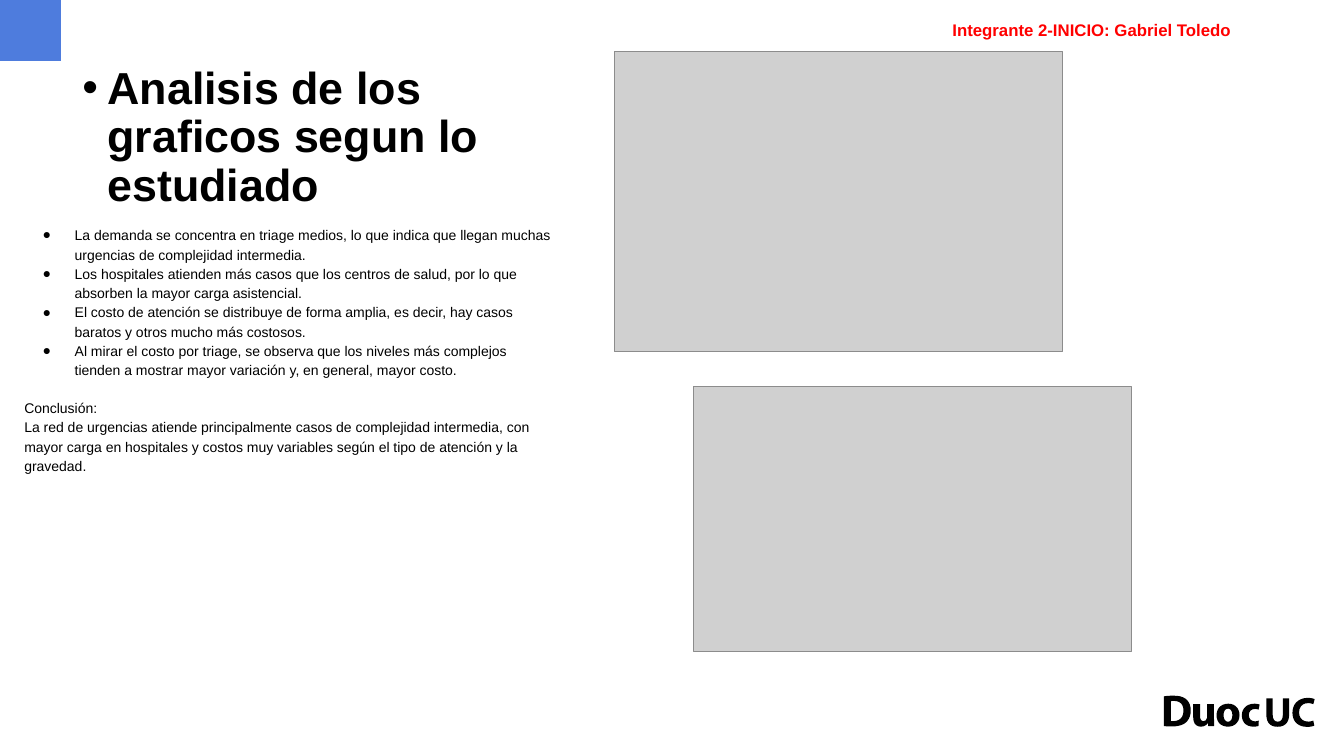
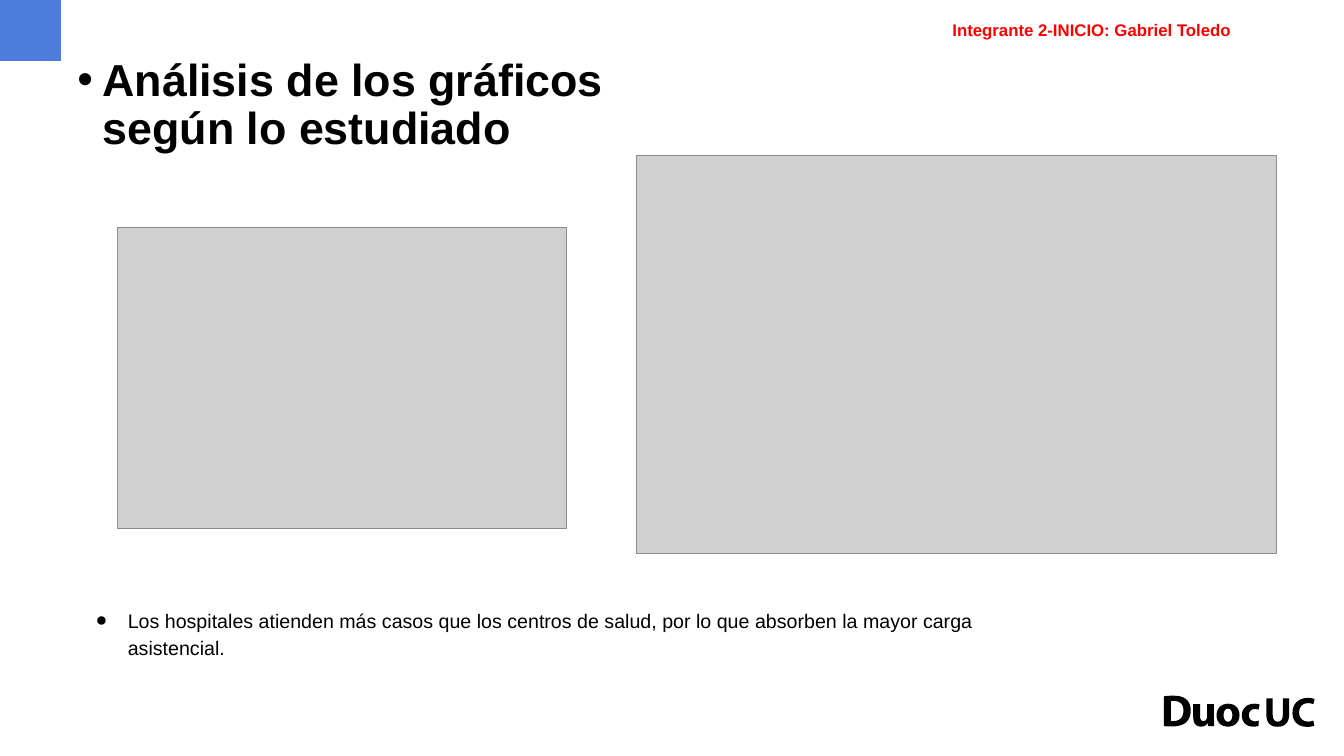
Before and after one commit to GabTo0011/entrega_1-prog_para_ciencia_datos, a slide deck: slide 8 of docs/Formato presentacion evaluacion parcial 1.pptx. Drawn at 1344x756 pixels with LibreOffice and Linux fonts; fonts in the diff are those of the drawing; grey boxes stand for pictures; background and template pictures are left out. Boxes give left, top, right and bottom in pixels: in the first picture for what was removed or moved away, otherwise in the second. Text is boxed around its words. In the diff, an @@ line names an element or a change of style, - is before the commit and + after.

```diff
--- a/docs/Formato presentacion evaluacion parcial 1.pptx
+++ b/docs/Formato presentacion evaluacion parcial 1.pptx
@@ text at (103, 63, 602, 153): text changed @@
-• Analisis de los graficos segun lo estudiado
+• Análisis de los gráficos según lo estudiado
@@ picture: place and size @@
-picture at (694, 386, 1131, 651)
+picture at (636, 156, 1276, 555)
@@ text at (75, 230, 550, 263): paragraph removed @@
-● La demanda se concentra en triage medios, lo que indica que llegan muchas urgencias de complejidad intermedia.
@@ picture: place and size @@
-picture at (614, 51, 1063, 352)
+picture at (118, 228, 567, 528)
@@ text at (24, 306, 530, 474): paragraphs removed @@
-● El costo de atención se distribuye de forma amplia, es decir, hay casos baratos y otros mucho más costosos.
-● Al mirar el costo por triage, se observa que los niveles más complejos tienden a mostrar mayor variación y, en general, mayor costo.
-Conclusión:
-La red de urgencias atiende principalmente casos de complejidad intermedia, con mayor carga en hospitales y costos muy variables según el tipo de atención y la gravedad.
@@ text "Los hospitales atienden más casos ...": place and size @@
-text "Los hospitales atienden más casos ..." at (24, 230, 550, 474)
+text "Los hospitales atienden más casos ..." at (128, 613, 972, 656)
@@ text "Los hospitales atienden más casos ..." at (128, 613, 972, 656): size 10 to 14 pt @@
```
Also in this commit, not shown: 4 other slides changed, 3 slides added, 2 slides removed.
